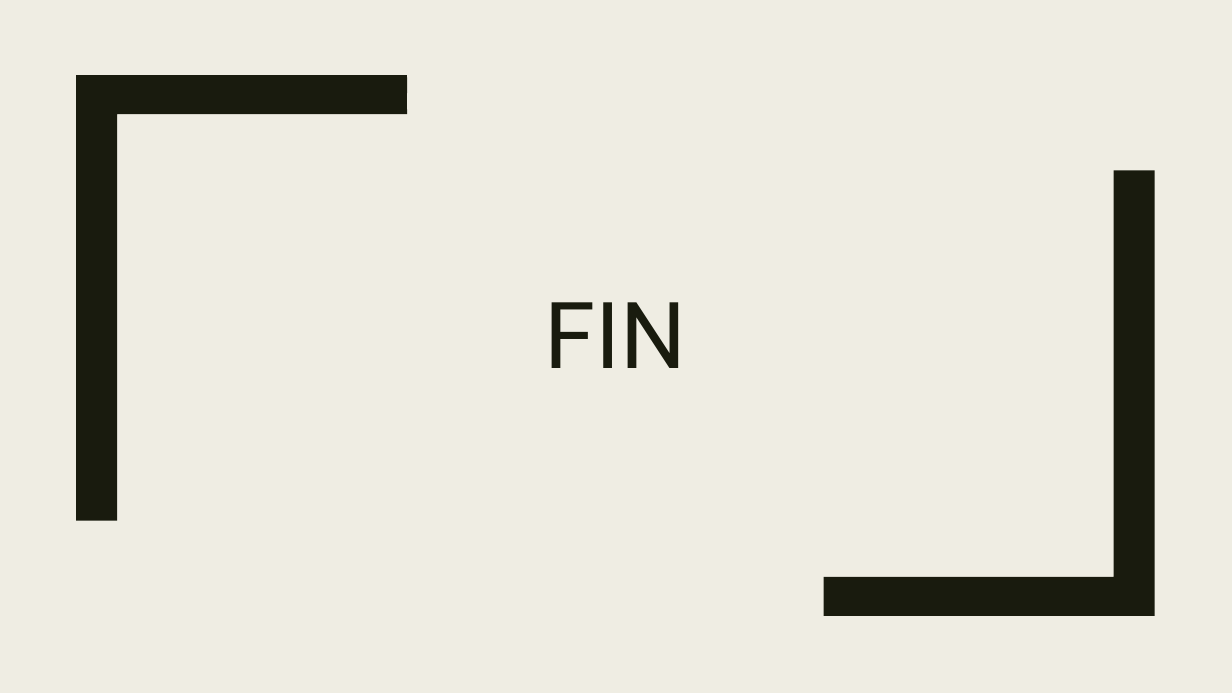
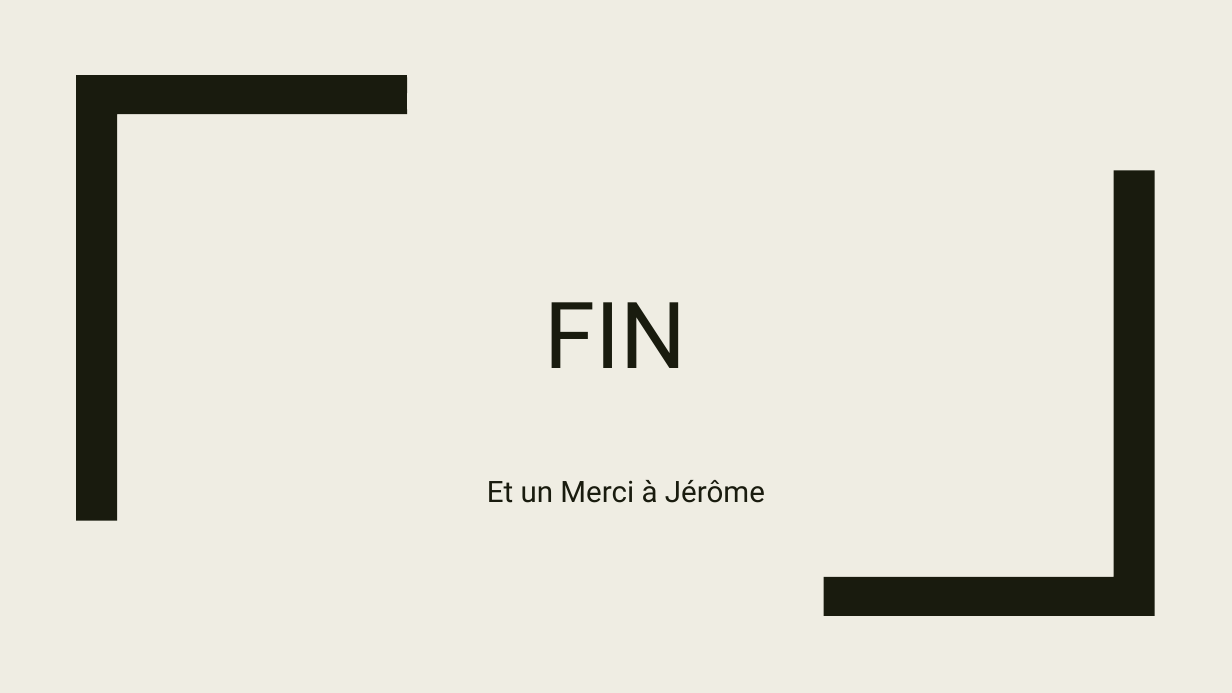
Before and after one commit to leoguer-adrar/DevFad20-02, a slide deck: slide 18 of __Eval/2021-01-10PrésentationSuiviProjetFilRouge.pptx. Drawn at 1232x693 pixels with LibreOffice and Linux fonts; fonts in the diff are those of the drawing. Boxes give left, top, right and bottom in pixels: in the first picture for what was removed or moved away, otherwise in the second. Text is boxed around its words. In the diff, an @@ line names an element or a change of style, - is before the commit and + after.

Commit message:
powerPoint
Merci J

```diff
--- a/__Eval/2021-01-10PrésentationSuiviProjetFilRouge.pptx
+++ b/__Eval/2021-01-10PrésentationSuiviProjetFilRouge.pptx
@@ subtitle added at box(487, 480, 765, 503), 23 pt, text #191B0E @@
+Et un Merci à Jérôme
```
